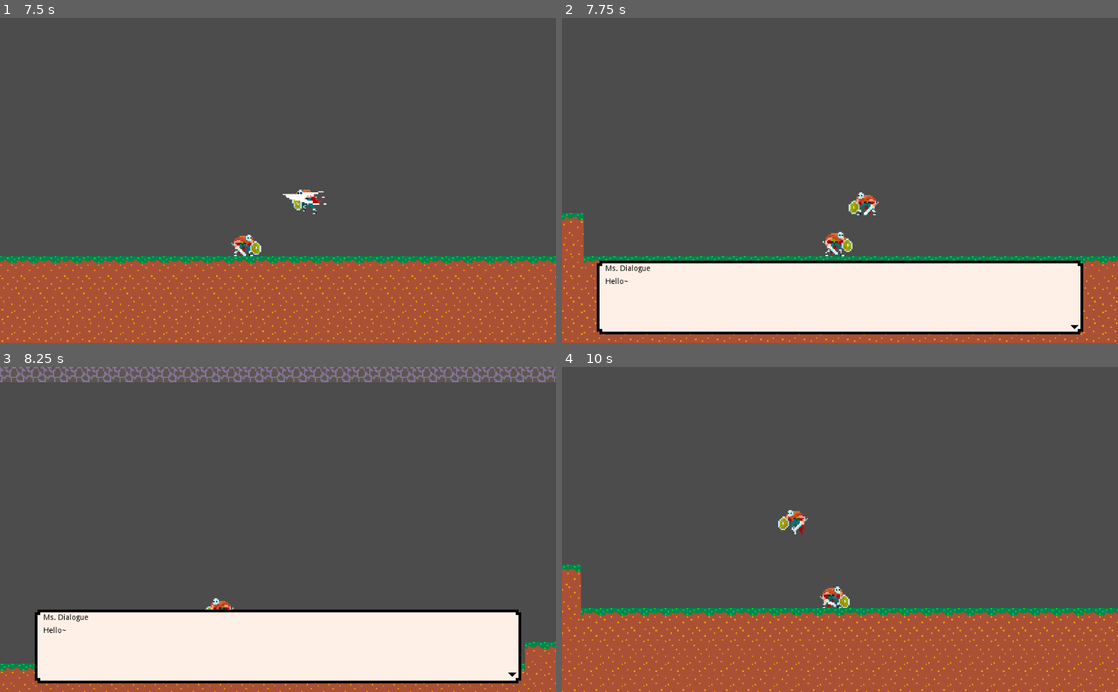
Above: before the commit, frames 1-4 (two rows, left to right).
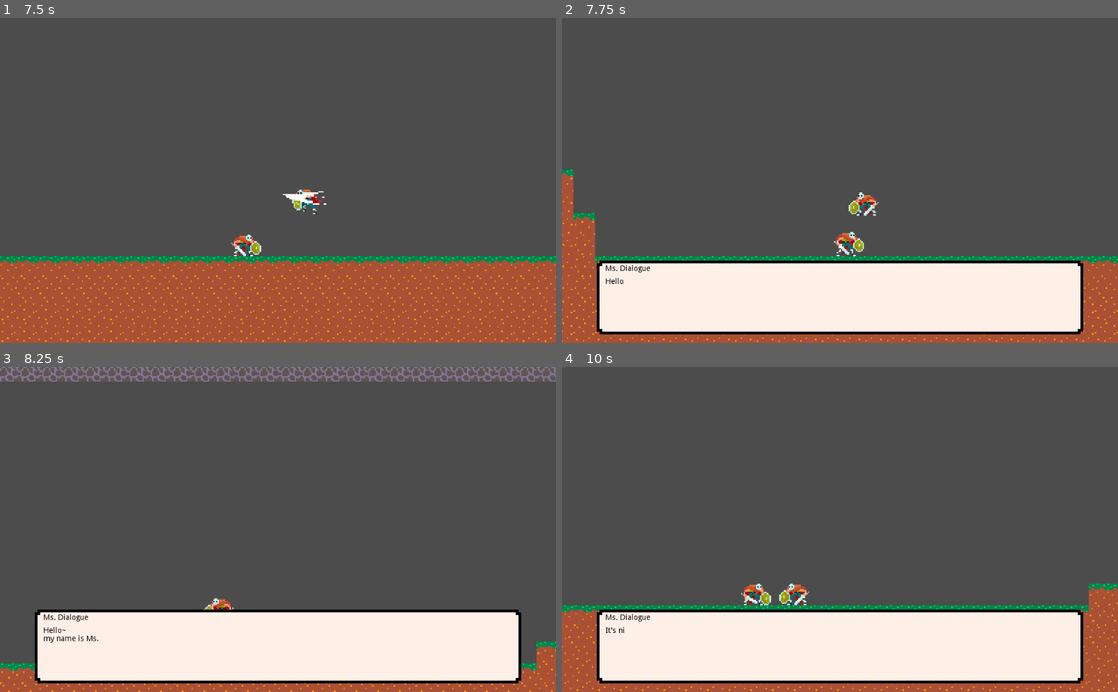
Above: after the commit, the same moments.

Repository: Jollista/Godot-Platformer
Game: Godot game, scene res://PlatformerSceneTest.tscn
Same seed, same stepped clock (60 frames per second), same inputs: the game is played once before the commit and once after it. The engine's default icon, where the game draws it, is replaced by a stand-in: a white triangle on a blue panel in a dark square.
Inputs (mouse positions are in pixels of both pictures, inside the frame that each line leads up to):
- Up to frame 1 (7.5 s): tap Enter (ui_accept) at 0.5, 0.8, 1.35, 2.3, 3.8, 4.35, 5.3, 5.85, 6.8 s; move the mouse to (400, 164) at 0.52 s; hold D (right) 0.53-2.03 s; tap E (interact) at 0.6, 1.55, 2.1, 3.05, 4.55, 5.1, 6.05, 6.6 s; click (400, 164) at 0.67 s; tap Space (jump) at 0.77, 1.52, 3.02, 3.77, 4.52, 6.02, 6.77 s; move the mouse to (166, 196) at 1.27 s; move the mouse to (333, 109) at 2.02 s; hold A (left) 2.03-2.78 s; move the mouse to (250, 245) at 2.77 s; hold D (right) 2.78-4.28 s; tap S (roll) at 2.85, 7.35 s; click (250, 245) at 2.92 s; move the mouse to (444, 229) at 3.52 s; hold Ctrl (sneak) 3.53-4.28 s; move the mouse to (111, 131) at 4.27 s; hold A (left) 4.28-5.03 s; move the mouse to (305, 180) at 5.02 s; hold D (right) 5.03-5.78 s; click (305, 180) at 5.17 s; move the mouse to (194, 99) at 5.77 s; hold A (left) 5.78-7.28 s; move the mouse to (400, 164) at 6.52 s; move the mouse to (166, 196) at 7.27 s; hold D (right) from 7.28 s (still down); click (166, 196) at 7.42 s
- Up to frame 2 (7.75 s): keep holding D (right); tap Space (jump) at 7.52 s; tap E (interact) at 7.55 s
- Up to frame 3 (8.25 s): keep holding D (right); move the mouse to (333, 458) at 8.02 s; hold Ctrl (sneak) from 8.03 s (still down)
- Up to frame 4 (10 s): tap Enter (ui_accept) at 8.3, 8.85, 9.8 s; move the mouse to (812, 594) at 8.77 s; release Ctrl (sneak) at 8.78 s; tap Space (jump) at 9.02, 9.77 s; tap E (interact) at 9.05, 9.6 s; move the mouse to (1006, 578) at 9.52 s; release D (right) at 9.53 s; hold A (left) from 9.53 s (still down); click (1006, 578) at 9.67 s

Frame 1 is identical in both runs. In frame 2, 2.0% of the frame differs, in the area x 0-100%, y 46-100%; in frame 3, 3.1%; in frame 4, 23%, in the area x 0-100%, y 44-100%.

Commit message:
fixed dialogue animation bug; yield() issue

Diff:
--- a/BasicDialog.tscn
+++ b/BasicDialog.tscn
@@ -56,7 +56,8 @@
 margin_right = 871.936
 margin_bottom = 32.0
 custom_colors/default_color = Color( 0, 0, 0, 1 )
-text = "Name"
+bbcode_enabled = true
+bbcode_text = "Name"
 
 [node name="Chat" type="RichTextLabel" parent="DialogueBox"]
 margin_left = 16.0
@@ -64,7 +65,8 @@
 margin_right = 880.0
 margin_bottom = 128.0
 custom_colors/default_color = Color( 0, 0, 0, 1 )
-text = "Dialogue goes here"
+bbcode_enabled = true
+bbcode_text = "Chat"
 
 [node name="DialogueDelay" type="Timer" parent="."]
 one_shot = true
--- a/DialogueJSONs/dialogExample.json
+++ b/DialogueJSONs/dialogExample.json
@@ -1,4 +1,4 @@
 [
-	{"Name":"Ms. Dialogue","Text":"Hello~"},
+	{"Name":"Ms. Dialogue","Text":"Hello~\nmy name is Ms. Dialogue~"},
 	{"Name":"Ms. Dialogue","Text":"It's nice to meet you!"},
 ]
--- a/Scripts/DialoguePlayer.gd
+++ b/Scripts/DialoguePlayer.gd
@@ -7,6 +7,10 @@
 
 # delay between ending one dialogue and starting a new one
 const DIALOGUE_DELAY = 0.1
+# text speeds
+const FAST = 0.01
+const NORM = 0.025
+const SLOW = 0.05
 
 # array of lines
 var dialogue = []
@@ -33,13 +37,17 @@
 	# load dialogue
 	dialogue = loadDialogue()
 
+	# set wait time between displaying characters
+	$DialogueDelay.set_wait_time(NORM)
+	# initial yield before it matters bc that one messes with
+	#$DialogueBox/Chat.visible_characters for some reason
+	$DialogueDelay.start()
+	yield($DialogueDelay, "timeout")
+
 	# reset index and set visible/active true
 	currentDialogue = 0
 	visible = true
 	active = true
-
-	# set wait time between displaying characters
-	$DialogueDelay.set_wait_time(0.01)
 
 	# freeze player in place
 	$"../Player".freeze()
@@ -72,9 +80,9 @@
 		endDialogue()
 		return
 
-	# update text
-	$DialogueBox/Name.text = dialogue[currentDialogue]["Name"]
-	$DialogueBox/Chat.text = dialogue[currentDialogue]["Text"]
+	# update text, works with bbcode
+	$DialogueBox/Name.bbcode_text = dialogue[currentDialogue]["Name"]
+	$DialogueBox/Chat.bbcode_text = dialogue[currentDialogue]["Text"]
 	print("Updating text, currentDialogue: " + String(currentDialogue))
 
 	# increment index
@@ -82,13 +90,31 @@
 
 	# clear textbox
 	$DialogueBox/Chat.visible_characters = 0
+
 	# write phrase
+	print("Text: " + $DialogueBox/Chat.text)
+	var j = 0
+	for i in $DialogueBox/Chat.text:
+		print("char[" + String(j) + "]: " + i)
+		j += 1
+	print("Length: " + String(len($DialogueBox/Chat.text)))
+	print("visible_characters: " + String($DialogueBox/Chat.visible_characters))
+	print(String($DialogueBox/Chat.visible_characters < len($DialogueBox/Chat.text)))
 	while $DialogueBox/Chat.visible_characters < len($DialogueBox/Chat.text):
 		$DialogueBox/Chat.visible_characters += 1 # make next char visible
+
 		# delay between characters made visible
 		$DialogueDelay.start()
+
+		# I don't know why, but during yield's call, visible_characters is set to max
+		# for the first line in a dialogue. I don't understand why this is.
+		# It's just for the first line. The rest work perfect. It's dumb.
+		# I figured out that this only happens with the first time yield is called,
+		# so I got around it by starting a timer and yielding before anything is visible
+		# in startDialogue(), that way it looks fine and if it looks right, it's right, right?
 		yield($DialogueDelay, "timeout") # delay while loop until timeout
 	finished = true
+
 	return
 
 func endDialogue():
--- a/default_bus_layout.tres
+++ b/default_bus_layout.tres
@@ -74,7 +74,7 @@
 bus/2/solo = false
 bus/2/mute = false
 bus/2/bypass_fx = false
-bus/2/volume_db = 0.0
+bus/2/volume_db = -80.0
 bus/2/send = "Master"
 bus/2/effect/0/effect = SubResource( 6 )
 bus/2/effect/0/enabled = true
